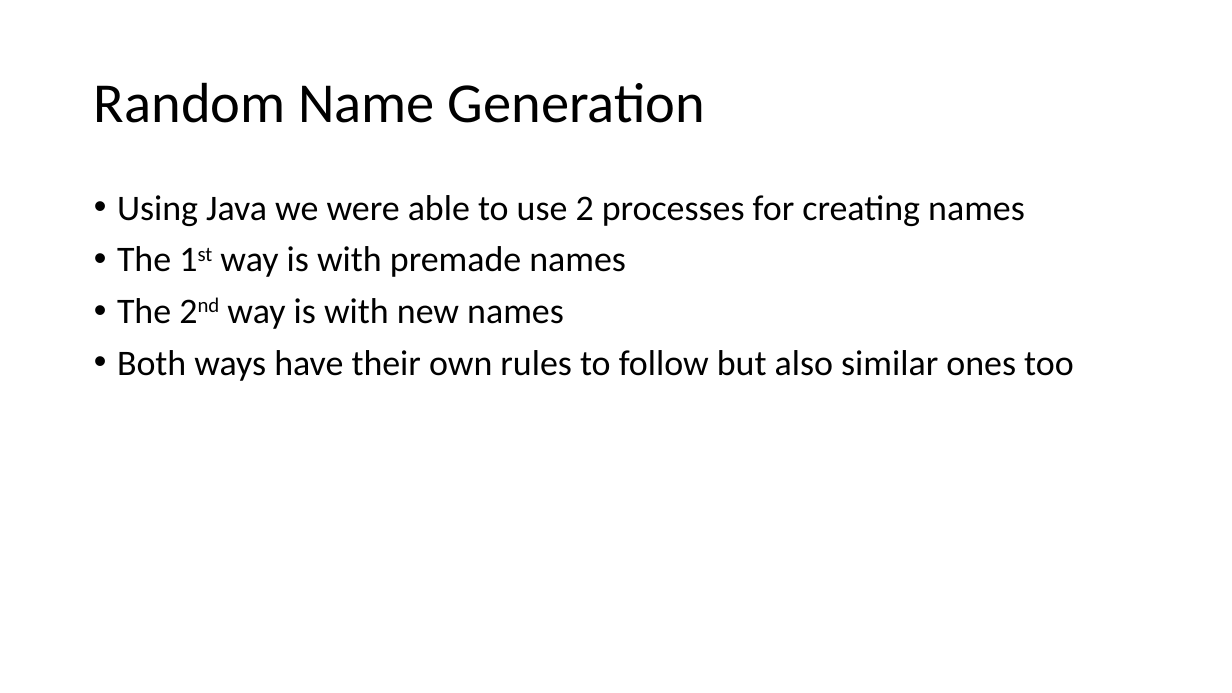
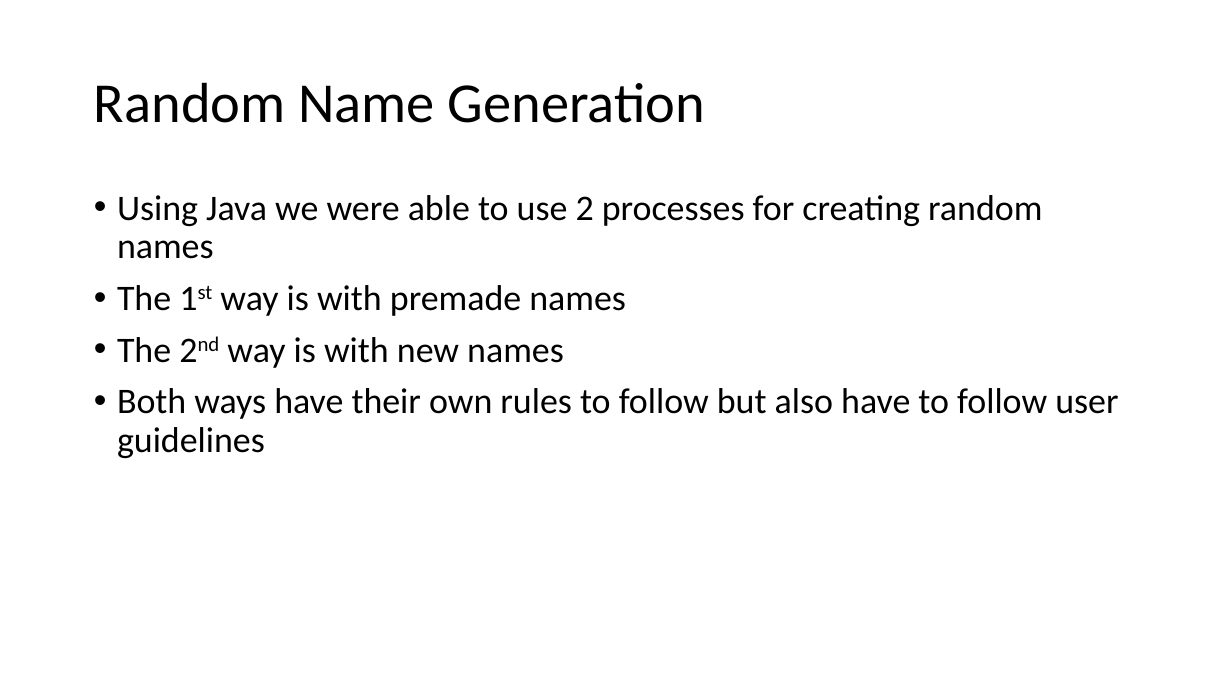
Before and after one commit to Jessie-Wilkins/NameInfinity, a slide deck: slide 7 of Name Infinity.pptx (slide 2 before the commit). Drawn at 1232x693 pixels with LibreOffice and Linux fonts; fonts in the diff are those of the drawing. Boxes give left, top, right and bottom in pixels: in the first picture for what was removed or moved away, otherwise in the second. Text is boxed around its words. In the diff, an @@ line names an element or a change of style, - is before the commit and + after.

```diff
--- a/Name Infinity.pptx
+++ b/Name Infinity.pptx
@@ text at [117,195,1042,259]: text changed @@
-• Using Java we were able to use 2 processes for creating names
+• Using Java we were able to use 2 processes for creating random names
@@ text at [117,388,1118,458]: text changed @@
-• Both ways have their own rules to follow but also similar ones too
+• Both ways have their own rules to follow but also have to follow user guidelines
```
Also in this commit, not shown: 5 slides added.
